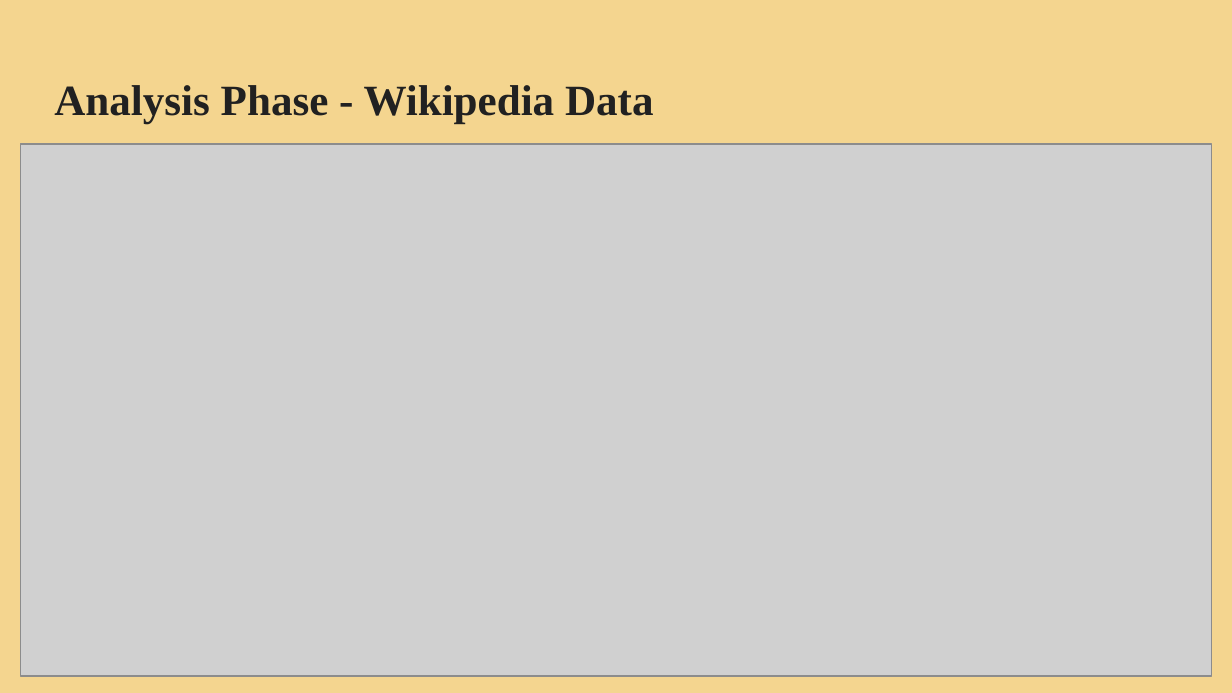
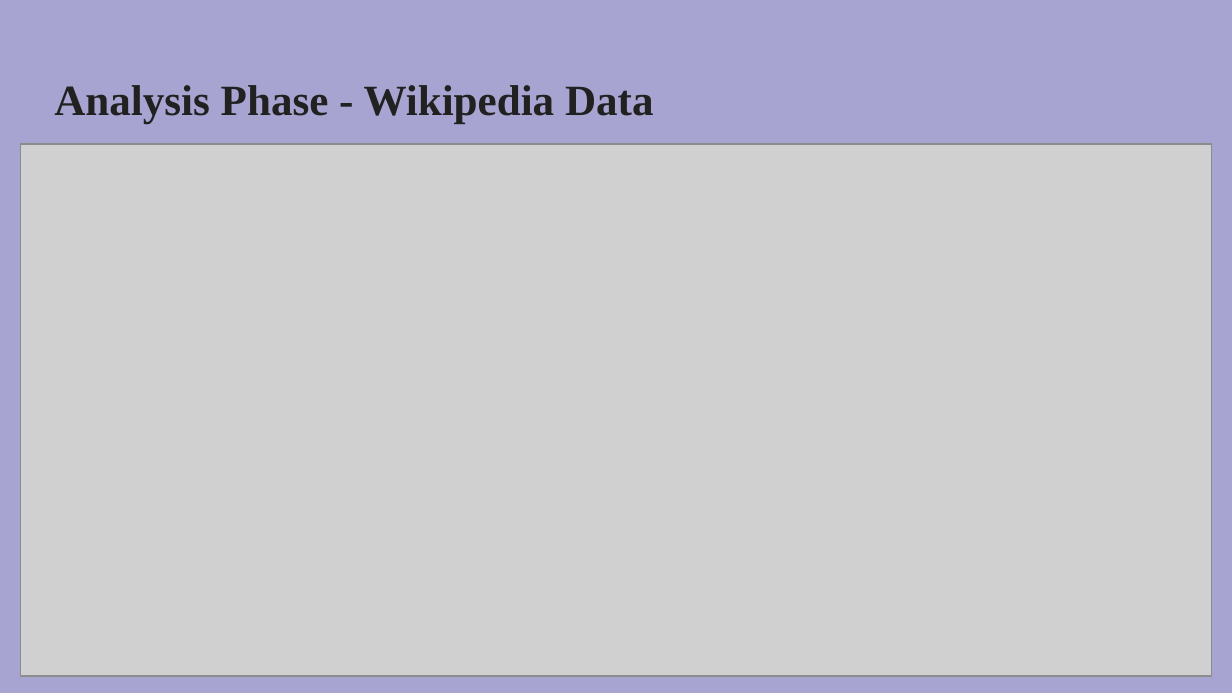
Before and after one commit to rulamia/Horrorscopes, a slide deck: slide 11 of HorrorscopesFinal.pptx (slide 12 before the commit). Drawn at 1232x693 pixels with LibreOffice and Linux fonts; fonts in the diff are those of the drawing; grey boxes stand for pictures. Boxes give left, top, right and bottom in pixels: in the first picture for what was removed or moved away, otherwise in the second. Text is boxed around its words. In the diff, an @@ line names an element or a change of style, - is before the commit and + after.

```diff
--- a/HorrorscopesFinal.pptx
+++ b/HorrorscopesFinal.pptx
@@ background #F4D58F to #A7A4D1 @@
```
Also in this commit, not shown: 8 other slides changed.
